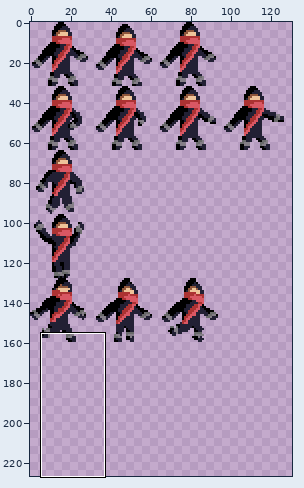
File history of a sprite sheet, entities/player/assets/player_sheet.png. Above: a wide view before the commit, with the close-up outlined.
Close-up. Before the edit:
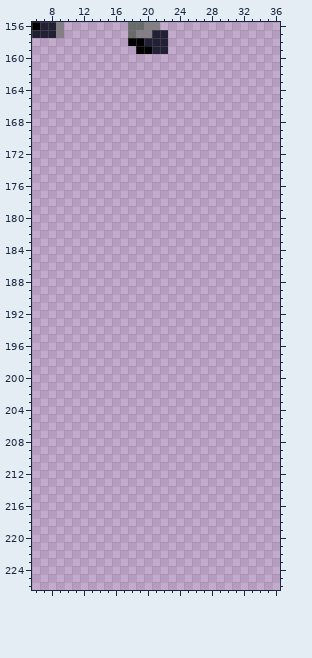
The file is 320x320 pixels. Shown: x 6..36, y 156..226. The wide view leaves out empty margins. The commit also changed other parts of the picture, which this record leaves out.
After:
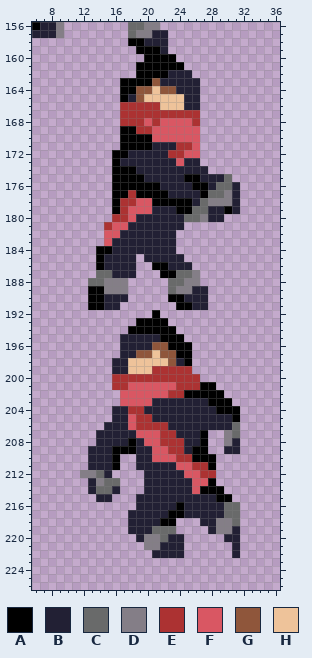
Palette (. is transparent): A #000000  B #222034  C #696a6a  D #847e87  E #ac3232  F #d95763  G #8f563b  H #eec39a
Changes in this commit:
y 159: x 21 B -> A
y 160: x 20..23 .... -> AAAA
y 161: x 19..24 ...... -> AAAAAA
y 162: x 19..25 ....... -> AAAABBB
y 163: x 17..26 .......... -> AAAAGBBBBB
y 164: x 17..26 .......... -> AAGGHGGBBB
y 165: x 17..26 .......... -> ABGHHHHHBB
y 166: x 17..26 .......... -> EEEEEHHHBB
y 167: x 17..26 .......... -> EEEEEEEEEE
y 168: x 17..26 .......... -> EEEFEFFFFE
y 169: x 17..26 .......... -> AAEEFFFFFF
y 170: x 17..26 .......... -> AAAAFFFFFF
y 171: x 17..26 .......... -> AAAABBBEEF
y 172: x 16..26 ........... -> AABBBBBEEFF
y 173: x 16..26 ........... -> ABBBBBBBFBB
y 174: x 16..27 ............ -> AAABBBBBBBBB
y 175: x 16..30 ............... -> AAAABBBBBAABBBC
y 176: x 16..31 ................ -> AAAAAABBBBAABCCB
y 177: x 16..31 ................ -> AAEAAAABBBBACCDB
y 178: x 16..31 ................ -> AEEFFAAAAABCDDDB
y 179: x 16..31 ................ -> AEFFFBBBAACCBBAB
y 180: x 16..29 .............. -> EEFBBBBBBCCDBB
y 181: x 15..24 .......... -> EFFBBBBBBB
y 182: x 15..23 ......... -> FFBBBBBBB
y 183: x 15..23 ......... -> FBBBBBBBB
y 184: x 14..23 .......... -> AABBBBBBBB
y 185: x 14..18 ..... -> ABBBB; x 20..24 ..... -> BBBBB
y 186: x 14..18 ..... -> ABBBB; x 21..25 ..... -> AABBB
y 187: x 14..18 ..... -> CCBBB; x 22..26 ..... -> AACCD
y 188: x 13..17 ..... -> CCDDD; x 23..26 .... -> CCDD
y 189: x 13..17 ..... -> AADDD; x 23..27 ..... -> CDDBB
y 190: x 13..17 ..... -> AABBB; x 23..27 ..... -> AABBB
y 191: x 13..16 .... -> AABB; x 24..27 .... -> AABB
y 192: x 21 . -> A
y 193: x 19..22 .... -> AAAA
y 194: x 18..23 ...... -> AAAAAA
y 195: x 17..24 ........ -> BBBBBAAA
y 196: x 17..25 ......... -> BBBBGGAAA
y 197: x 17..25 ......... -> BBGGHGGAA
y 198: x 16..25 .......... -> BBHHHHHGBA
y 199: x 16..25 .......... -> BBHHHEEEEE
y 200: x 16..26 ........... -> EEEEEEEEEEE
y 201: x 16..28 ............. -> EEFFFFFFEEEAA
y 202: x 17..29 ............. -> FFFFFFEEAAAAA
y 203: x 17..30 .............. -> FFFFBBBBBBBAAA
y 204: x 16..31 ................ -> BBEEBBBBBBBBBAAA
y 205: x 16..31 ................ -> BBFEEBBBBBBBBBBA
y 206: x 15..31 ................. -> BBBFEEEEBBBBBBBBC
y 207: x 14..27 .............. -> BBBBBFFFEEBBBA; x 30..31 .. -> DC
y 208: x 14..27 .............. -> BBBBABFFEEEBBA; x 30..31 .. -> DB
y 209: x 13..27 ............... -> BBBAAABBFFEEBAA; x 30..31 .. -> BB
y 210: x 13..16 .... -> BBBA; x 19..28 .......... -> BBFFFEEAAA
y 211: x 13..16 .... -> BBBA; x 19..28 .......... -> BBBBBFFEEA
y 212: x 12..15 .... -> DDCB; x 20..28 ......... -> BBBBBFFEE
y 213: x 13..16 .... -> BDCC; x 20..28 ......... -> BBBBBBFFA
y 214: x 13..16 .... -> BCCB; x 20..29 .......... -> BBBBBBFAAA
y 215: x 14..15 .. -> BB; x 19..30 ............ -> BBBBBBBBBBAA
y 216: x 19..31 ............. -> BBBBBABBBBBCC
y 217: x 18..31 .............. -> BBBBBAABBBBBCC
y 218: x 18..23 ...... -> BBBBAA; x 27..31 ..... -> BBDDC
y 219: x 18..23 ...... -> BBBCCC; x 28..31 .... -> BDDB
y 220: x 19..24 ...... -> BDDCBB; x 30..31 .. -> BB
y 221: x 20..24 ..... -> DDBBB; x 31 . -> B
y 222: x 21..24 .... -> BBBB; x 31 . -> B
Changed places in both close-ups, as pixel boxes (x1, y1, x2, y2):
changed: (80, 46, 240, 558)
